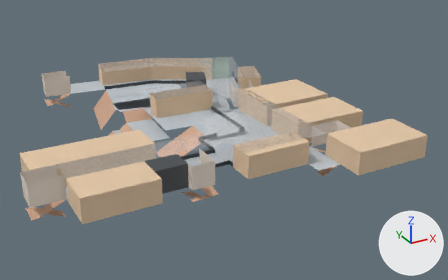
The glTF model floors/8F.glb, before and after one commit.
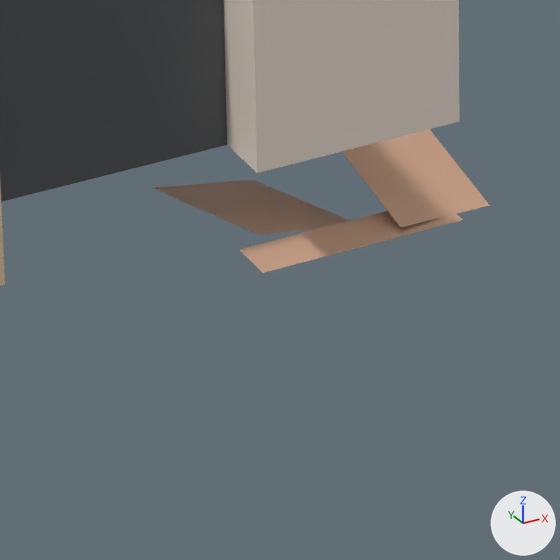
The first picture shows the older version from a 50 mm camera at (-63.1, -63.7, 27.5) aimed at (-24.1, 7.3, -8.0). The close-ups show the older and then the newer version on the part from 36% to 51% of the width and 61% to 84% of the height of that picture. Only the edits that show in the close-ups are written down. Arrows for +X, +Y and +Z are at lower right; the lights stay in place. Where no turn or scale is listed for an object, it has been applied to the vertices.

The older version as bpy lines, for what is in view:
```python
me_立方體_025 = bpy.data.meshes.new('立方體.025')
me_立方體_025.from_pydata([(-14.4, 18.9, -10.3), (11.5, 17.0, -10.9), (-14.4, 18.9, 0.0), (11.5, 17.0, -0.6)], [], [(0, 2, 3), (0, 3, 1)])
me_立方體_025.materials.append(mat_材質_009)  # beige #d2a88d
me_立方體_028 = bpy.data.meshes.new('立方體.028')
me_立方體_028.from_pydata([(11.5, 20.9, 9.7), (-14.4, 18.9, 10.3), (-14.4, 18.9, 0.0), (11.5, 20.9, -0.6)], [], [(2, 1, 0), (2, 0, 3)])
me_立方體_028.materials.append(mat_材質_009)  # beige #d2a88d
me_立方體_030 = bpy.data.meshes.new('立方體.030')
me_立方體_030.from_pydata(...)  # 12 vertices, 20 faces; spans x -14.4..14.4, y -18.9..18.9, z -10.3..10.3
me_立方體_030.materials.append(mat_material_004)  # dark grey #65696c
ob_立方體_017 = bpy.data.objects.new('立方體.017', me_立方體_025)
ob_立方體_017.parent = ob_立方體_083
ob_立方體_017.location = (25.13, -45.99, -2.118)
ob_立方體_017.rotation_euler = (1.258, -1.141, -1.46)  # degrees (72, -65, -84)
ob_立方體_017.scale = (1.1, 0.949, 1.05)
ob_立方體_021 = bpy.data.objects.new('立方體.021', me_立方體_028)
ob_立方體_021.parent = ob_立方體_083
ob_立方體_021.location = (24.96, -64.94, 5.604)
ob_立方體_021.rotation_euler = (1.213, -2.004, -1.416)  # degrees (69, -115, -81)
ob_立方體_021.scale = (1.1, 0.949, 1.05)
ob_立方體_083 = bpy.data.objects.new('立方體.083', me_立方體_030)
ob_立方體_083.location = (-38.27, -4.97, -4.5)
ob_立方體_083.rotation_euler = (1.571, 0.0, 0.0)  # degrees (90, 0, 0)
ob_立方體_083.scale = (0.139, 0.0792, 0.146)
# also in view: '立方體.015' at (-34.7, -7.0, -7.5); '立方體.019' at (-34.8, -5.4, -4.5)
```
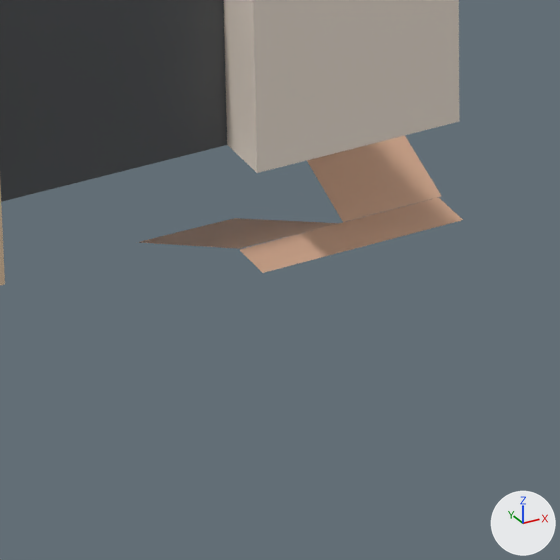
Location of each change, [x1, y1, x2, y2] in pixels of the close-ups (560 x 560 px):
```json
{"object": "立方體.017", "change": "moved, turned, rescaled", "before": [342, 129, 490, 227], "after": [307, 136, 441, 222]}
{"object": "立方體.021", "change": "moved, turned, rescaled", "before": [153, 180, 350, 235], "after": [139, 218, 339, 249]}
```

The change, as JSON lines over the scene's bpy script:
```json
{"op": "remove", "block": "ob_立方體_017", "code": "ob_立方體_017.parent = ob_立方體_083"}
{"op": "set", "path": "ob_立方體_017.location", "old": "(25.13, -45.99, -2.118)", "new": "(-34.76, -4.662, -8.142)"}
{"op": "set", "path": "ob_立方體_017.rotation_euler", "old": "(1.258, -1.141, -1.46)", "new": "(1.571, 0.384, -1.571)", "note": "degrees (72, -65, -84) -> degrees (90, 22, -90)"}
{"op": "set", "path": "ob_立方體_017.scale", "old": "(1.1, 0.949, 1.05)", "new": "(0.139, 0.0792, 0.146)"}
{"op": "remove", "block": "ob_立方體_021", "code": "ob_立方體_021.parent = ob_立方體_083"}
{"op": "set", "path": "ob_立方體_021.location", "old": "(24.96, -64.94, 5.604)", "new": "(-34.79, -5.788, -9.642)"}
{"op": "set", "path": "ob_立方體_021.rotation_euler", "old": "(1.213, -2.004, -1.416)", "new": "(1.571, -0.384, -1.593)", "note": "degrees (69, -115, -81) -> degrees (90, -22, -91)"}
{"op": "set", "path": "ob_立方體_021.scale", "old": "(1.1, 0.949, 1.05)", "new": "(0.139, 0.0792, 0.146)"}
```
